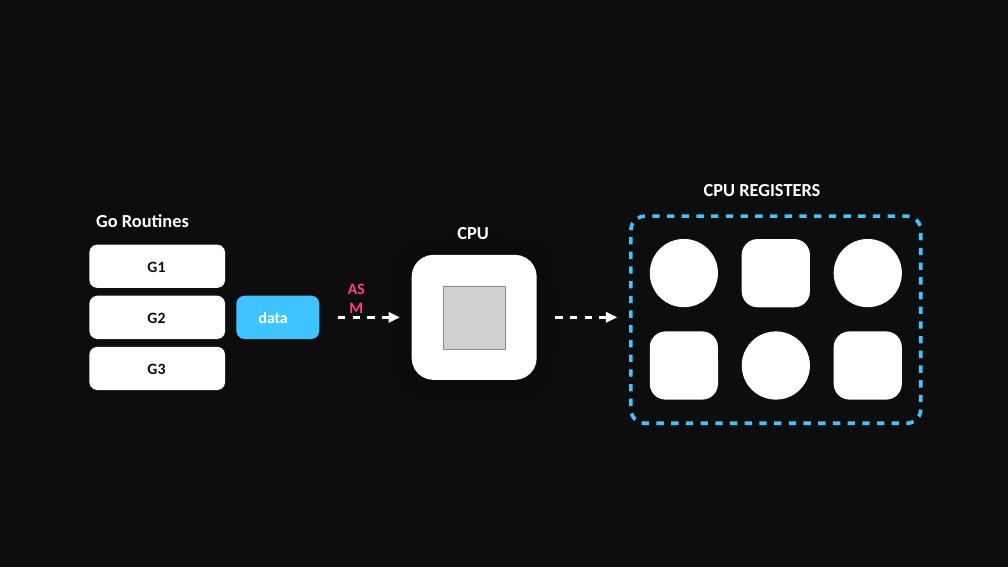
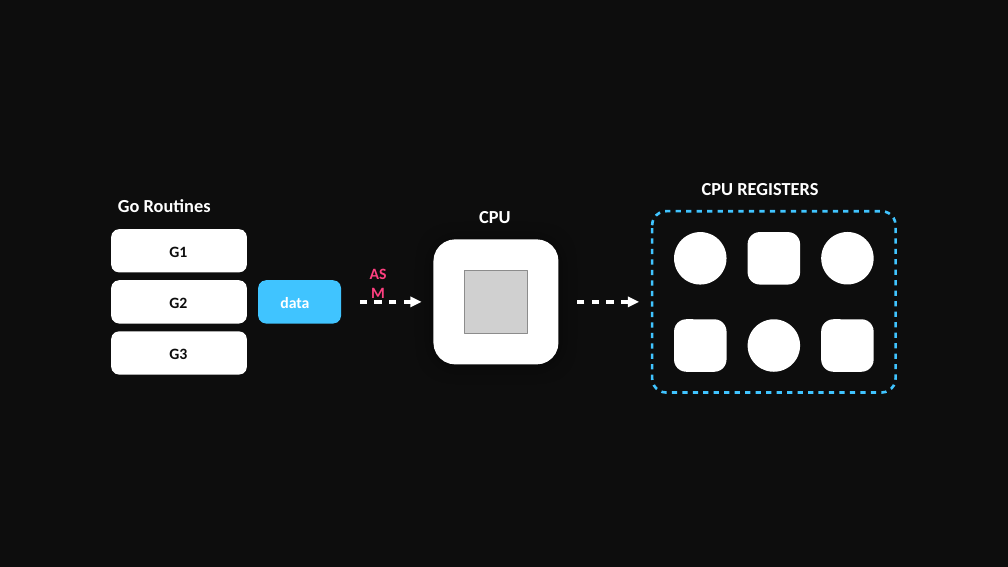
Before and after one commit to golang-basics/concurrency, a slide deck: slide 41 of presentations/7_mutexes/Mutexes.pptx (slide 29 before the commit). Drawn at 1008x567 pixels with LibreOffice and Linux fonts; fonts in the diff are those of the drawing; grey boxes stand for pictures. Boxes give left, top, right and bottom in pixels: in the first picture for what was removed or moved away, otherwise in the second. Text is boxed around its words. In the diff, an @@ line names an element or a change of style, - is before the commit and + after.

```diff
--- a/presentations/7_mutexes/Mutexes.pptx
+++ b/presentations/7_mutexes/Mutexes.pptx
@@ rounded rectangle: place and size @@
-rounded rectangle at <box>631,216,921,423</box>
+rounded rectangle at <box>652,211,895,393</box>
@@ rounded rectangle at <box>652,211,895,393</box>: outline #40C4FF 7 pt to #40C4FF 5 pt; proportions changed @@
@@ ellipse: place and size @@
-ellipse at <box>650,239,718,307</box>
+ellipse at <box>674,232,726,285</box>
@@ rounded rectangle: place and size @@
-rounded rectangle at <box>742,239,810,307</box>
+rounded rectangle at <box>748,232,800,285</box>
@@ ellipse: place and size @@
-ellipse at <box>833,239,902,307</box>
+ellipse at <box>821,232,873,285</box>
@@ 7 texts, 5 rounded rectangles, 2 arrows, 1 picture: place and size @@
-7 texts, 5 rounded rectangles, 2 arrows, 1 picture at <box>89,214,617,390</box>
+7 texts, 5 rounded rectangles, 2 arrows, 1 picture at <box>111,199,639,375</box>
@@ rounded rectangle: place and size @@
-rounded rectangle at <box>650,331,718,400</box>
+rounded rectangle at <box>674,319,726,372</box>
@@ ellipse: place and size @@
-ellipse at <box>742,331,810,400</box>
+ellipse at <box>748,319,800,372</box>
@@ rounded rectangle: place and size @@
-rounded rectangle at <box>833,331,902,400</box>
+rounded rectangle at <box>821,319,873,372</box>
```
Also in this commit, not shown: 9 other slides changed, 41 slides added, 1 other file.
